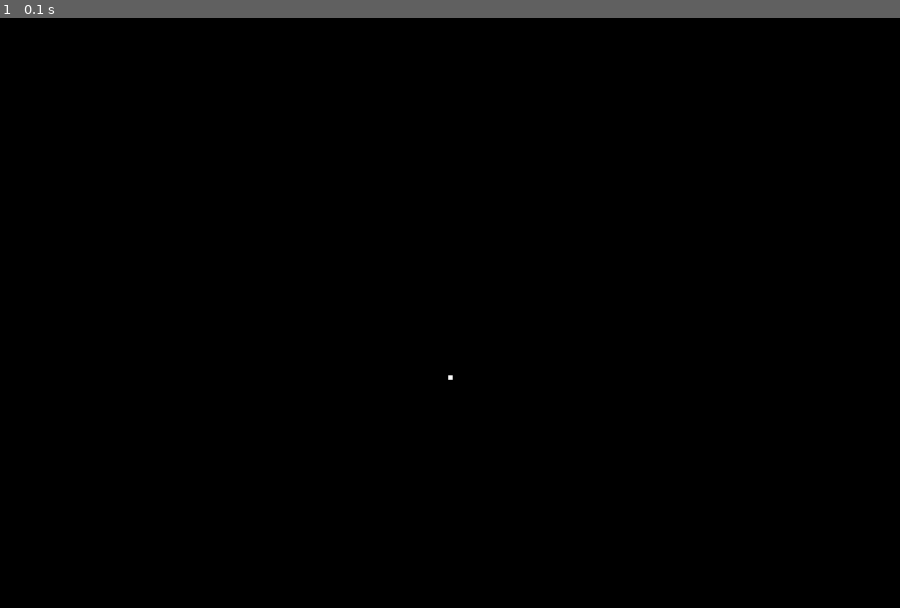
Above: before the commit, frame 1.
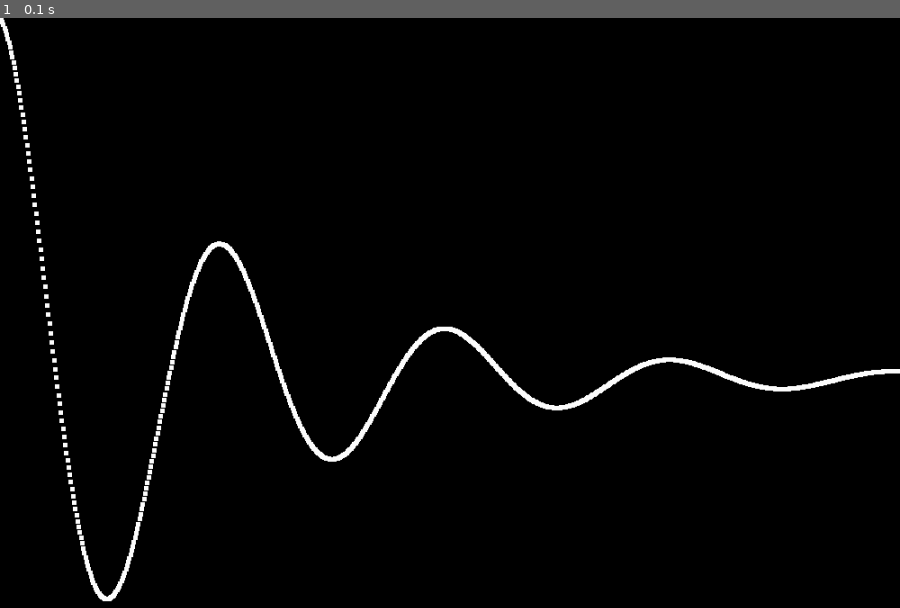
Above: after the commit, the same moment.

Repository: anzmaaan/anz-renderer
Game: pygame game, started from PlotPoints.py
Two runs of this game, one before a commit and one after it. Both use one fixed random seed, a clock stepped at 60 frames per second and the inputs below.
Inputs:
- Up to frame 1 (0.1 s): no input

The runs differ from the first frame. In frame 1, 1.9% of the frame differs, in the area x 0-100%, y 0-99%.

Commit message:
Imported new modules, changed resolution of gluOrthod2D, added px and py as variables, for loop to plot function

Diff:
--- a/PlotPointsStarter.py
+++ b/PlotPoints.py
@@ -1,3 +1,6 @@
+import math
+import numpy as np
+
 import pygame
 from pygame.locals import *
 from OpenGL.GL import *
@@ -16,12 +19,16 @@
 def init_ortho():
     glMatrixMode(GL_PROJECTION)
     glLoadIdentity()
-    gluOrtho2D(-500, 500, -400, 400)
+    gluOrtho2D(0, 4, -1, 1)
 
 
 def plot_graph():
     glBegin(GL_POINTS)
-    glVertex2f(0, 0)
+    px: GL_DOUBLE
+    py: GL_DOUBLE
+    for px in np.arange(0, 4, 0.005):
+        py = math.exp(-px) * math.cos(2 * math.pi * px)
+        glVertex2f(px, py)
     glEnd()
 
 
